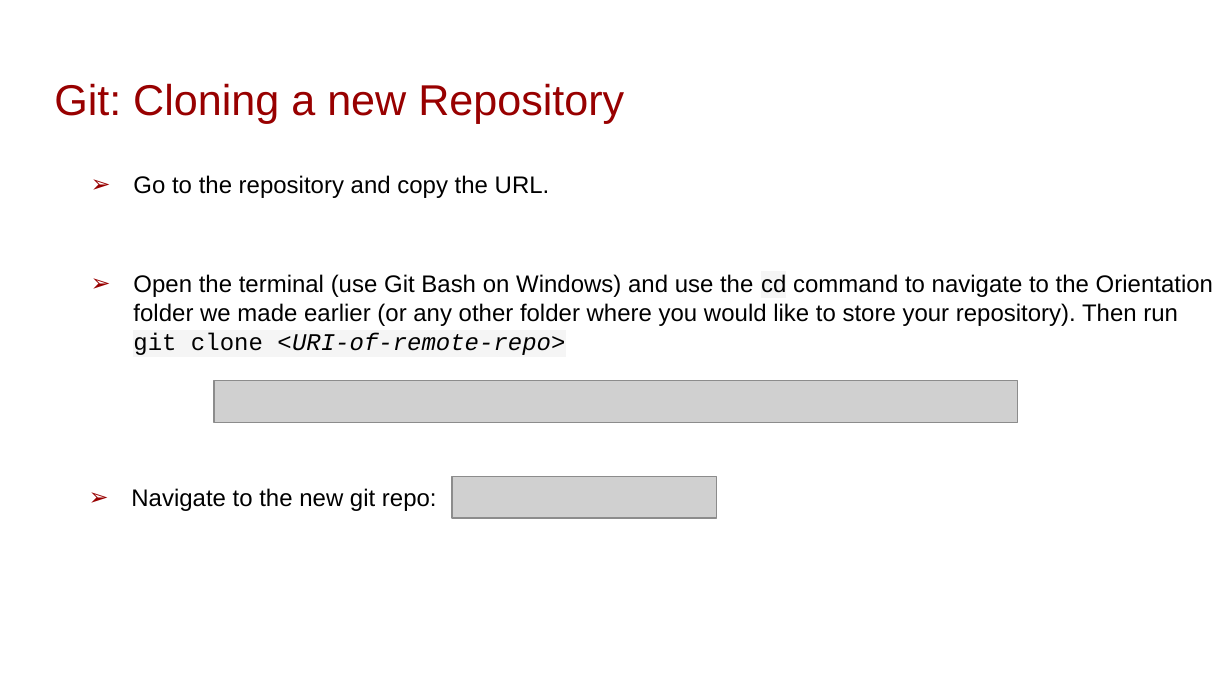
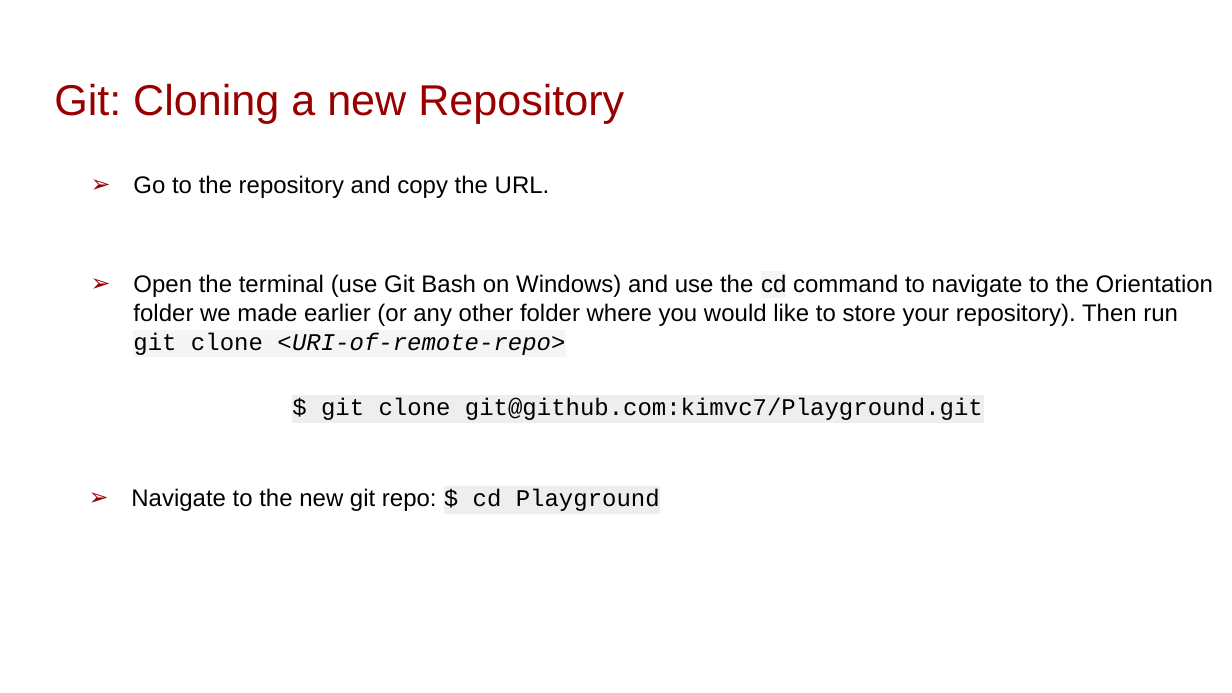
Before and after one commit to leobix/mban22_software_tools, a slide deck: slide 27 of Orientation/Session4_Git/VersionControl.pptx. Drawn at 1232x693 pixels with LibreOffice and Linux fonts; fonts in the diff are those of the drawing; grey boxes stand for pictures. Boxes give left, top, right and bottom in pixels: in the first picture for what was removed or moved away, otherwise in the second. Text is boxed around its words. In the diff, an @@ line names an element or a change of style, - is before the commit and + after.

Commit message:
Fix figures

```diff
--- a/Orientation/Session4_Git/VersionControl.pptx
+++ b/Orientation/Session4_Git/VersionControl.pptx
@@ picture removed at <box>214,381,1019,423</box> @@
@@ text added at <box>321,398,983,420</box>, 14 pt, text #000000 @@
+$ git clone git@github.com:kimvc7/Playground.git
@@ picture removed at <box>452,477,717,519</box> @@
@@ text at <box>131,488,660,511</box>: text changed @@
-➢ Navigate to the new git repo:
+➢ Navigate to the new git repo: $ cd Playground
```
Also in this commit, not shown: 10 other slides changed.
